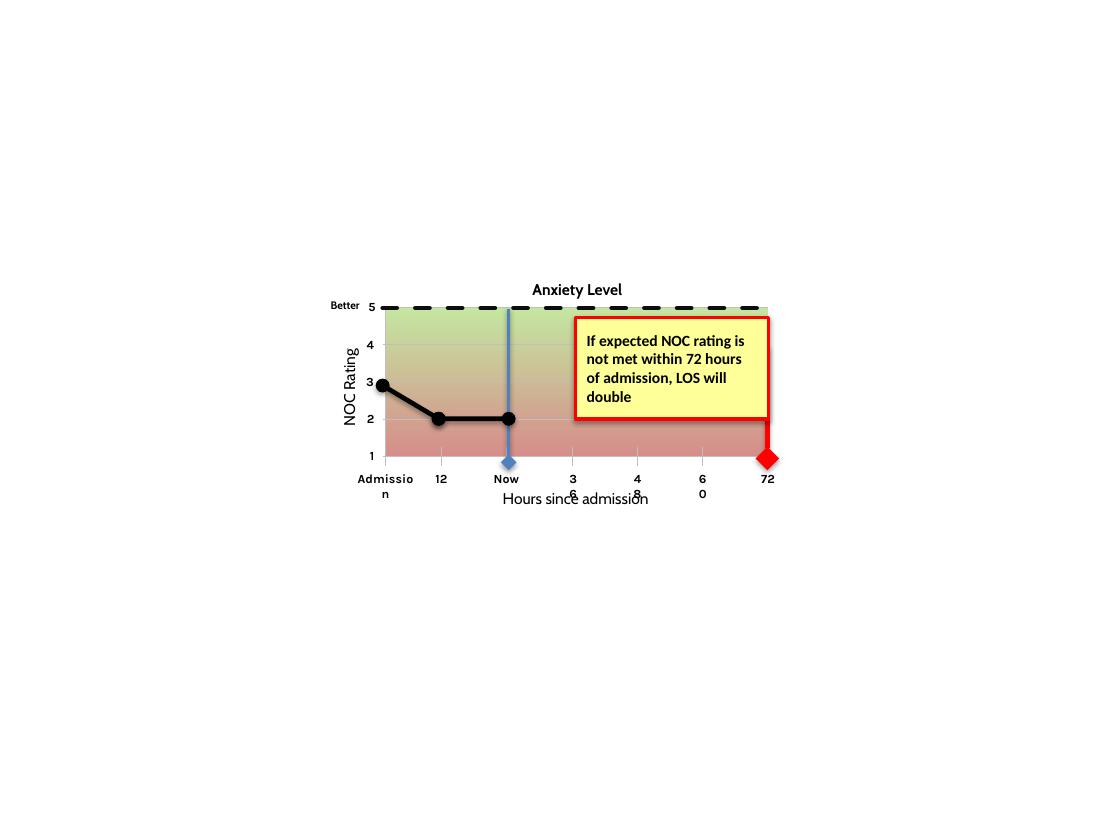
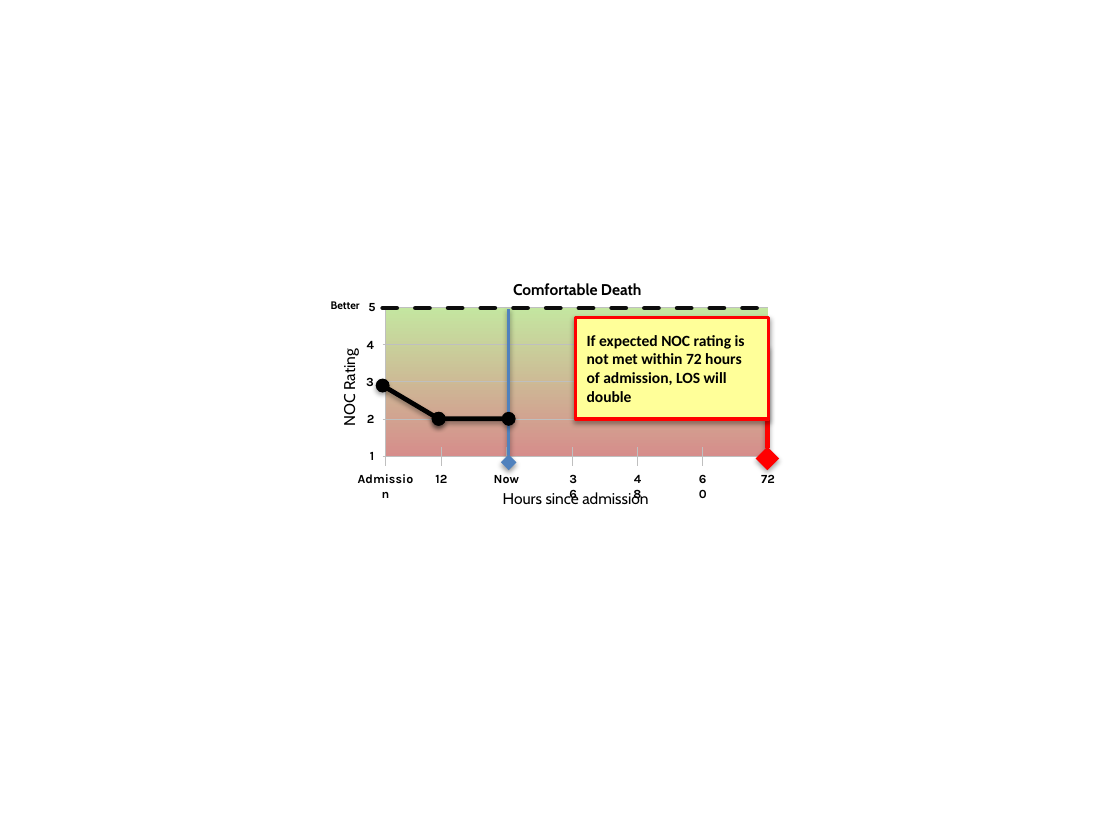
Before and after one commit to kinshukg/febretpository, a slide deck: slide 7 of HANDS/trunk/data/Design.pptx. Drawn at 1120x840 pixels with LibreOffice and Linux fonts; fonts in the diff are those of the drawing. Boxes give left, top, right and bottom in pixels: in the first picture for what was removed or moved away, otherwise in the second. Text is boxed around its words. In the diff, an @@ line names an element or a change of style, - is before the commit and + after.

```diff
--- a/HANDS/trunk/data/Design.pptx
+++ b/HANDS/trunk/data/Design.pptx
@@ text at (x1=513, y1=283, x2=642, y2=295): text changed @@
-Anxiety Level
+Comfortable Death
```
Also in this commit, not shown: 2 other files.
